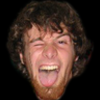
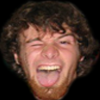
Revision of a layered 100px x 100px image; what changed, layer by layer:
painted on "Layer 1" over [0, 0, 100, 100]
